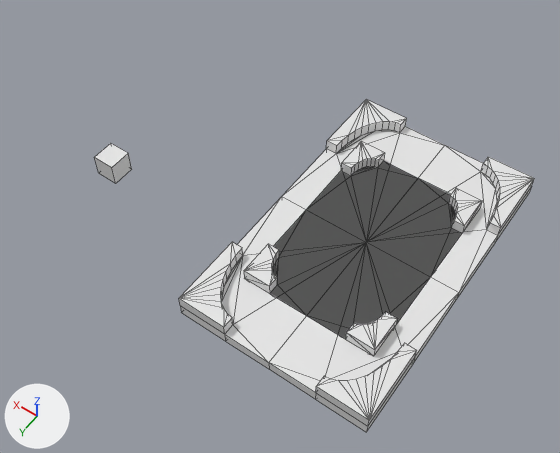
Two versions of the Blender file MarkerAndCards.blend, one commit apart.
Camera for both pictures: a 50 mm lens placed at (-16.0, 34.2, 48.6), pointed at (7.2, 1.8, -2.5). The axes (+X, +Y, +Z) are drawn at lower left. The lights are the same throughout. Mesh edges are drawn as thin lines.

The first picture shows 'Cube', 'HandCard', 'MonsterCard.001'.
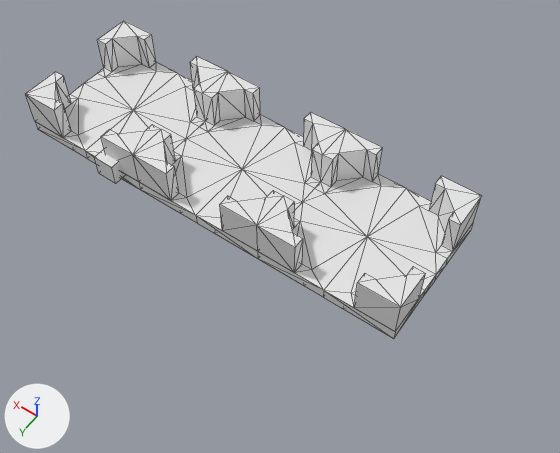
Boxes [x1, y1, x2, y2] around the edits, measured in the pictures (560 x 453 px):
'Schadensmarker', added
    after: [25, 20, 482, 339]
'MonsterCard.001', deleted
    before: [179, 99, 534, 432]
'HandCard', deleted
    before: [244, 141, 482, 356]

Patch to the scene script:
```diff
--- a/MarkerAndCards.blend.py
+++ b/MarkerAndCards.blend.py
@@ me_cube_010 @@
+me_cube_010.from_pydata(...)  # 30 vertices, 39 faces, 5 loose edges; spans x 0.0..1.2, y -1.2..0.0, z -4.8..11.7
@@ ob_handcard @@
-ob_handcard = bpy.data.objects.new('HandCard', me_cube_013)
-ob_handcard.location = (0.0, 0.0, -0.5)
-ob_handcard.scale = (4.8, 7.4, 0.5)
-_m = ob_handcard.modifiers.new('Mirror', 'MIRROR')
-_m.use_clip = True
-_m = ob_handcard.modifiers.new('Mirror.001', 'MIRROR')
-_m.use_axis = (False, True, False)
-_m.use_clip = True
@@ ob_monstercard_001 @@
-ob_monstercard_001 = bpy.data.objects.new('MonsterCard.001', me_cube_015)
-ob_monstercard_001.location = (0.0, 0.0, 0.0)
-ob_monstercard_001.scale = (7.24, 12.2, 1.0)
-_m = ob_monstercard_001.modifiers.new('Mirror', 'MIRROR')
-_m.use_axis = (True, True, False)
-_m.use_clip = True
@@ ob_schadensmarker @@
+ob_schadensmarker = bpy.data.objects.new('Schadensmarker', me_cube_010)
+ob_schadensmarker.location = (0.0, 0.0, 0.0)
+ob_schadensmarker.scale = (5.18, 5.18, 0.26)
+_m = ob_schadensmarker.modifiers.new('Mirror', 'MIRROR')
+_m.use_axis = (True, True, False)
+_m.use_clip = True
+_m = ob_schadensmarker.modifiers.new('Array', 'ARRAY')
+_m.count = 3
+_m.constant_offset_displace = (0.0, 0.0, 0.0)
```
